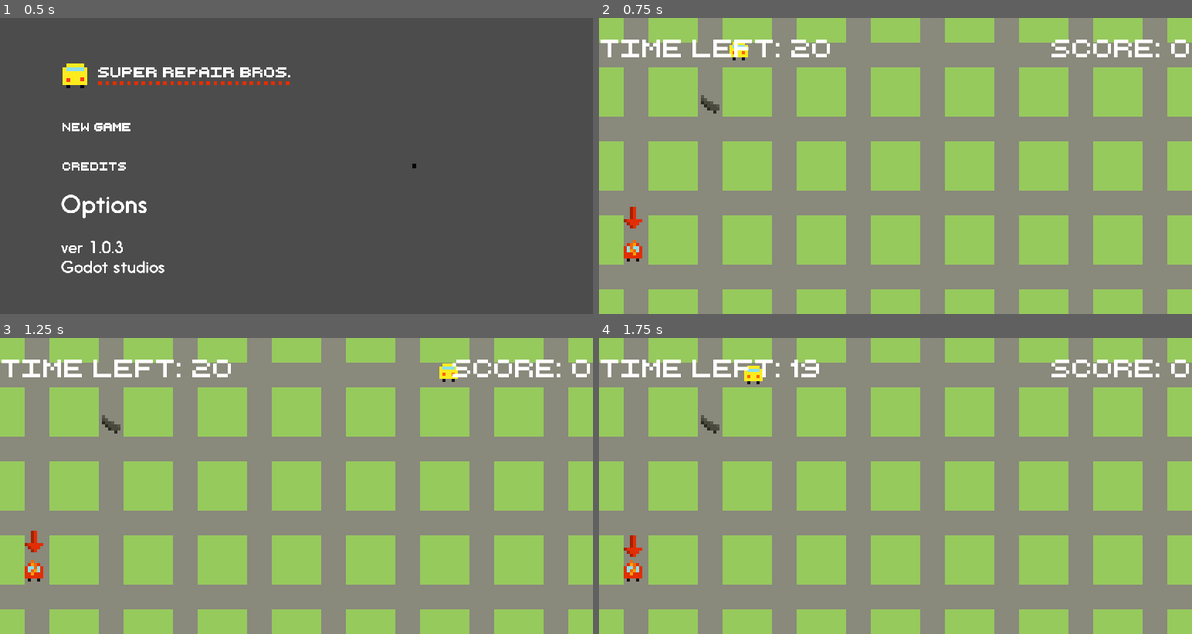
Above: before the commit, frames 1-4 (two rows, left to right).
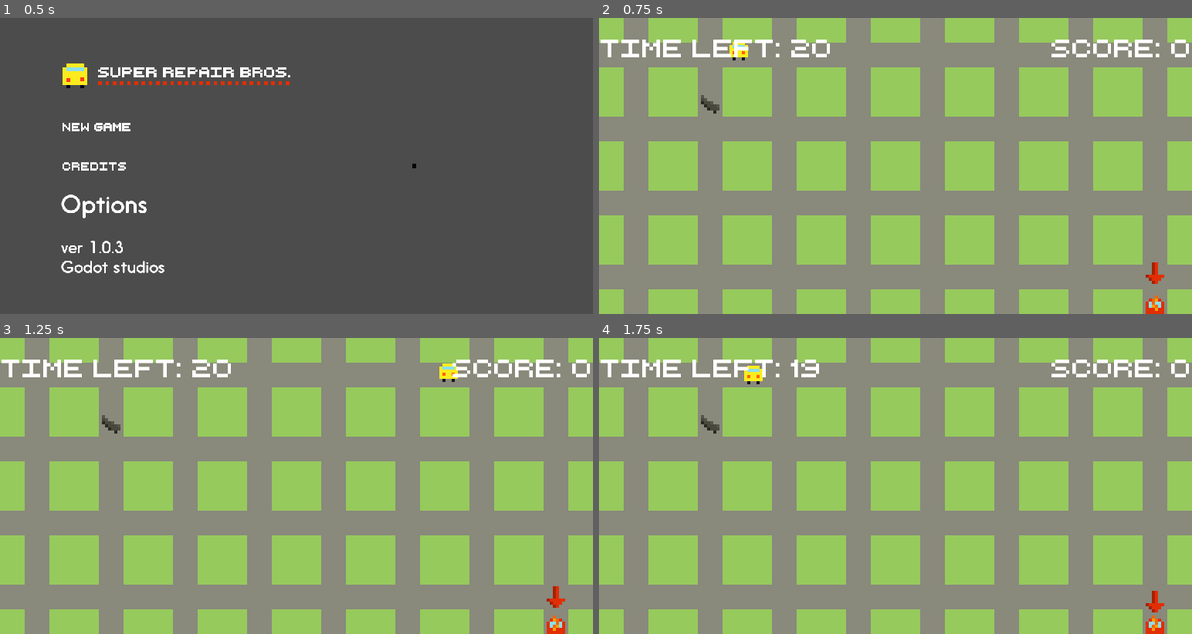
Above: after the commit, the same moments.

Repository: super-repair-bros/super-repair-bros
Game: Godot game, scene res://Scenes/TitleScreen/TitleScreen.tscn
Same seed, same stepped clock (60 frames per second), same inputs: the game is played once before the commit and once after it.
Inputs (mouse positions are in pixels of both pictures, inside the frame that each line leads up to):
- Up to frame 1 (0.5 s): no input
- Up to frame 2 (0.75 s): click (776, 127) at 0.5 s
- Up to frame 3 (1.25 s): no input
- Up to frame 4 (1.75 s): hold D (right) from 1.28 s (still down)

Frame 1 is identical in both runs. In frame 2, 0.5% of the frame differs, in the area x 4-96%, y 63-100%; in frame 3, 0.5%; in frame 4, 0.5%.

Commit message:
randomly place wracks at allowed positions

Diff:
--- a/Scenes/Wrack/Wrack.gd
+++ b/Scenes/Wrack/Wrack.gd
@@ -1,4 +1,4 @@
-extends Node2D
+extends KinematicBody2D
 
 signal wrackplease
 signal is_repaired
@@ -6,40 +6,35 @@
 export var WRACKWIDTH = 8
 export var WRACKHEIGHT = 8
 
+var isplaced = true
+
 # Called when the node enters the scene tree for the first time.
 func _ready():
 	$AnimationPlayer.play("broken")
 	emit_signal('wrackplease')
 
-func place_a_wrack():
-	randomize()
-	var spaceState = get_world_2d().direct_space_state
-	var placed = false
-	while not placed:
-		var posx = randi() % int(get_viewport_rect().size.x) + 1
-		var posy = randi() % int(get_viewport_rect().size.y) + 1
-		var upperright = Vector2(posx+WRACKWIDTH/2, posy-WRACKHEIGHT/2)
-		var upperleft = Vector2(posx-WRACKWIDTH/2, posy-WRACKHEIGHT/2)
-		var lowerright = Vector2(posx+WRACKWIDTH/2, posy+WRACKHEIGHT/2)
-		var lowerleft = Vector2(posx-WRACKWIDTH/2, posy+WRACKHEIGHT/2)
-
+func _physics_process(delta):
+	if not isplaced:
+		var posx
+		var posy
+		var from
+		randomize()
+		posx = randi() % int(get_viewport_rect().size.x) + 1
+		posy = randi() % int(get_viewport_rect().size.y) + 1
+		from = Transform2D(0, Vector2(posx, posy))
+		while (
+			test_move(from, Vector2(0, 1))
+			or test_move(from, Vector2(0, -1))
+			or test_move(from, Vector2(1, 0))
+			or test_move(from, Vector2(-1, 0))
+		):
+			randomize()
+			posx = randi() % int(get_viewport_rect().size.x) + 1
+			posy = randi() % int(get_viewport_rect().size.y) + 1
+			from = Transform2D(0, Vector2(posx, posy))
 		position.x = posx
 		position.y = posy
-		# Check for collision
-		placed = true
-		var query = Physics2DShapeQueryParameters.new()
+		isplaced = true
 
-		if spaceState.intersect_point(upperright) and spaceState.intersect_point(upperleft) and spaceState.intersect_point(lowerright) and spaceState.intersect_point(lowerleft):
-			print("upperright: " + str(upperright))
-			print("upperleft: " + str(upperleft))
-			print("lowerright: " + str(lowerright))
-			print("lowerleft: " + str(lowerleft))
-			print("upperright: " + str(spaceState.intersect_point(upperright)))
-			print("upperleft: " + str(spaceState.intersect_point(upperleft)))
-			print("lowerright: " + str(spaceState.intersect_point(lowerright)))
-			print("lowerleft: " + str(spaceState.intersect_point(lowerleft)))
-			placed = true
-
-func _on_Area2D_body_entered(body):
-	if ('MyCar' == body.name):
-		emit_signal("is_repaired")
+func place_a_wrack():
+	isplaced = false
--- a/Scenes/Wrack/Wrack.tscn
+++ b/Scenes/Wrack/Wrack.tscn
@@ -5,13 +5,13 @@
 [ext_resource path="res://Scenes/Wrack/Wrack.gd" type="Script" id=3]
 
 [sub_resource type="RectangleShape2D" id=1]
-extents = Vector2( 3.2399, 3.6412 )
+extents = Vector2( 2.41038, 2.65373 )
 
 [sub_resource type="Animation" id=2]
 length = 0.4
 loop = true
 tracks/0/type = "value"
-tracks/0/path = NodePath("Area2D/BrokenCar:flip_h")
+tracks/0/path = NodePath("BrokenCar:flip_h")
 tracks/0/interp = 1
 tracks/0/loop_wrap = true
 tracks/0/imported = false
@@ -35,22 +35,19 @@
 "values": [ Vector2( 3.8147e-06, -7.63291 ), Vector2( 0, -9.915 ), Vector2( 0, -10.801 ), Vector2( 0, -9.316 ), Vector2( 3.8147e-06, -7.63291 ) ]
 }
 
-[node name="Wrack" type="Node2D"]
+[node name="Wrack" type="KinematicBody2D"]
 script = ExtResource( 3 )
 
 [node name="Arrow" type="Sprite" parent="."]
 position = Vector2( 3.8147e-06, -7.63291 )
 texture = ExtResource( 2 )
 
-[node name="Area2D" type="Area2D" parent="."]
-
-[node name="BrokenCar" type="Sprite" parent="Area2D"]
+[node name="BrokenCar" type="Sprite" parent="."]
 texture = ExtResource( 1 )
 
-[node name="CollisionShape2D" type="CollisionShape2D" parent="Area2D"]
+[node name="CollisionShape2D" type="CollisionShape2D" parent="."]
 position = Vector2( 0, -0.485968 )
 shape = SubResource( 1 )
 
 [node name="AnimationPlayer" type="AnimationPlayer" parent="."]
 anims/broken = SubResource( 2 )
-[connection signal="body_entered" from="Area2D" to="." method="_on_Area2D_body_entered"]
--- a/Scenes/level/level.tscn
+++ b/Scenes/level/level.tscn
@@ -268,7 +268,7 @@
 
 [node name="MyCar" parent="." instance=ExtResource( 3 )]
 position = Vector2( 12, 12 )
-collision/safe_margin = 0
+collision/safe_margin = 0.0
 
 [node name="AudioStreamPlayer2D" type="AudioStreamPlayer2D" parent="MyCar"]
 stream = ExtResource( 9 )
Not shown, added: Assets/Graphics/text/text_exit.png.import
Not shown, added: Assets/Graphics/text/text_exit_focus.png.import
